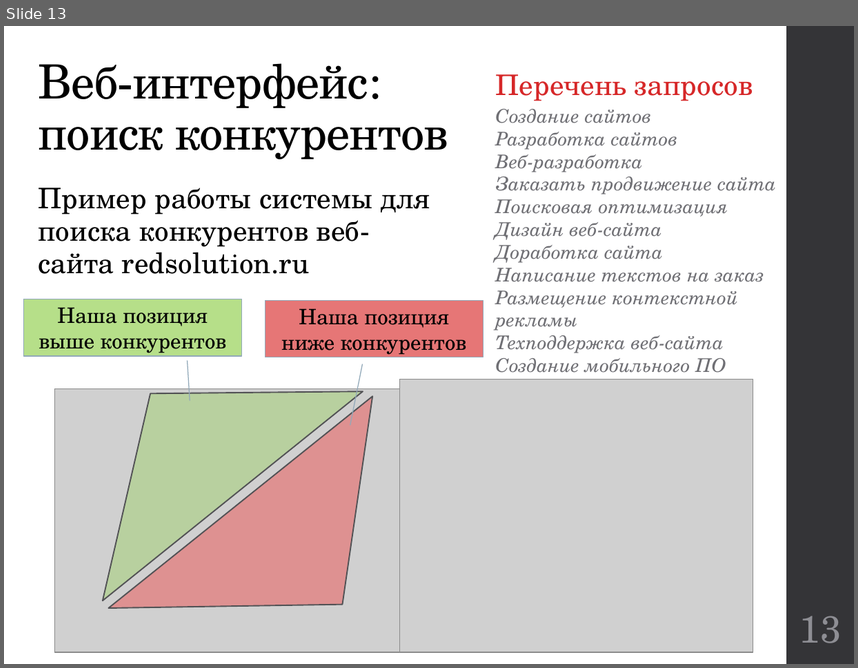
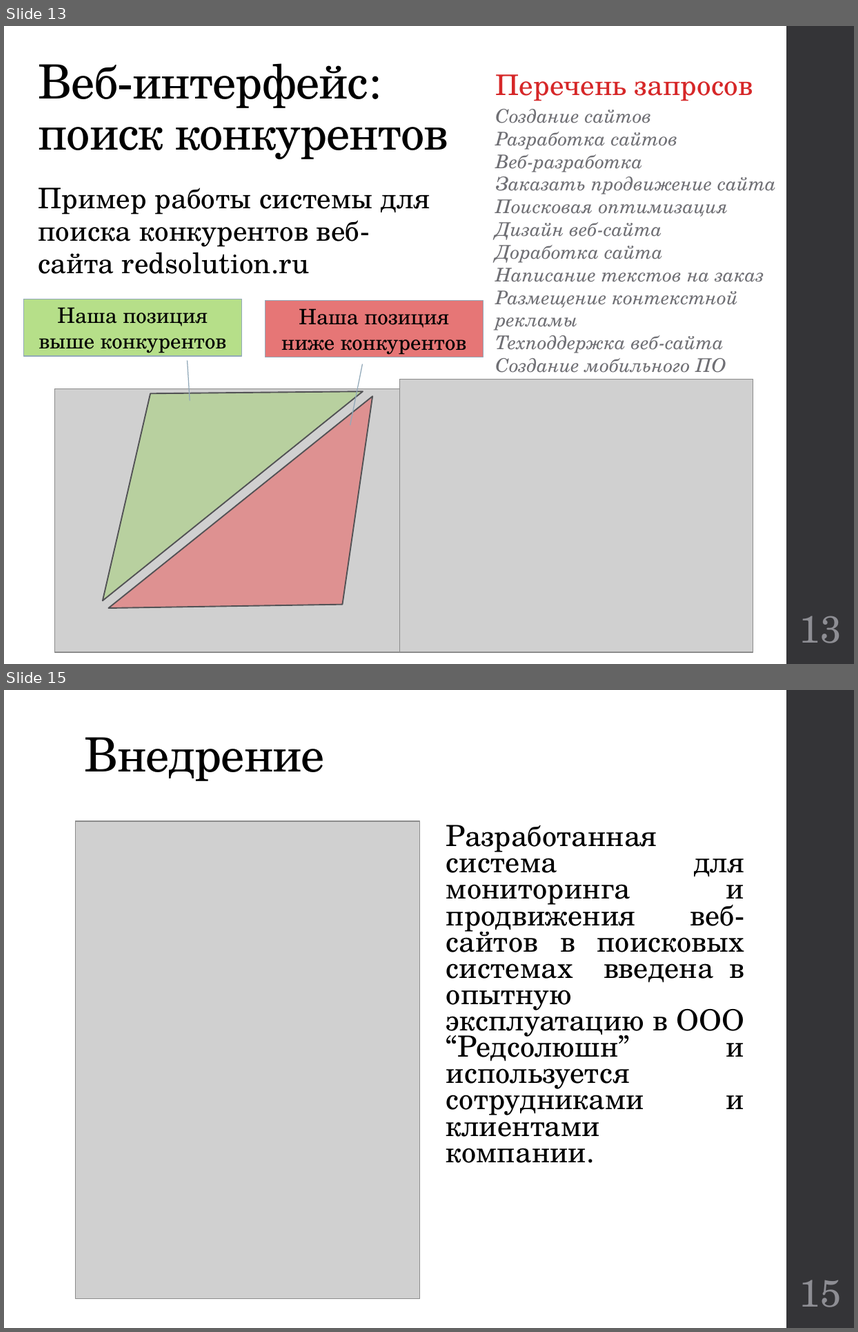
Before and after one commit to kwadraterry/diploma, a slide deck: Отчет/Доклад Неповинных.pptx. Shown one above the other, each under a label of ours: slide 13 before the commit, slides 13 and 15 after it; the slides between them are not shown. The pictures are 858x668 and 858x1332 pixels, drawn with LibreOffice and Linux fonts; fonts in the diff are those of the drawing; grey boxes stand for pictures. Boxes give left, top, right and bottom in pixels: in the first picture for what was removed or moved away, otherwise in the second. Text is boxed around its words. In the diff, an @@ line names an element or a change of style, - is before the commit and + after.

```diff
--- a/Отчет/Доклад Неповинных.pptx
+++ b/Отчет/Доклад Неповинных.pptx
@@ slide 15 added at <box>4,690,854,1328</box>, background #FFFFFF; not listed: 1 template element that a slide beside it also shows @@
@@ title added at <box>84,737,325,781</box>, 40 pt, text #000000 @@
+Внедрение
@@ picture added at <box>75,821,419,1298</box> @@
@@ text added at <box>446,825,744,1163</box>, 24.8 pt, text #000000 @@
+Разработанная система для мониторинга и продвижения веб-сайтов в поисковых системах введена в опытную эксплуатацию в ООО “Редсолюшн” и используется сотрудниками и клиентами компании.
@@ page number added at <box>800,1279,842,1307</box>, 32 pt, text #8E8E94 @@
+15
```
Also in this commit, not shown: 5 slides changed, 3 other files.
